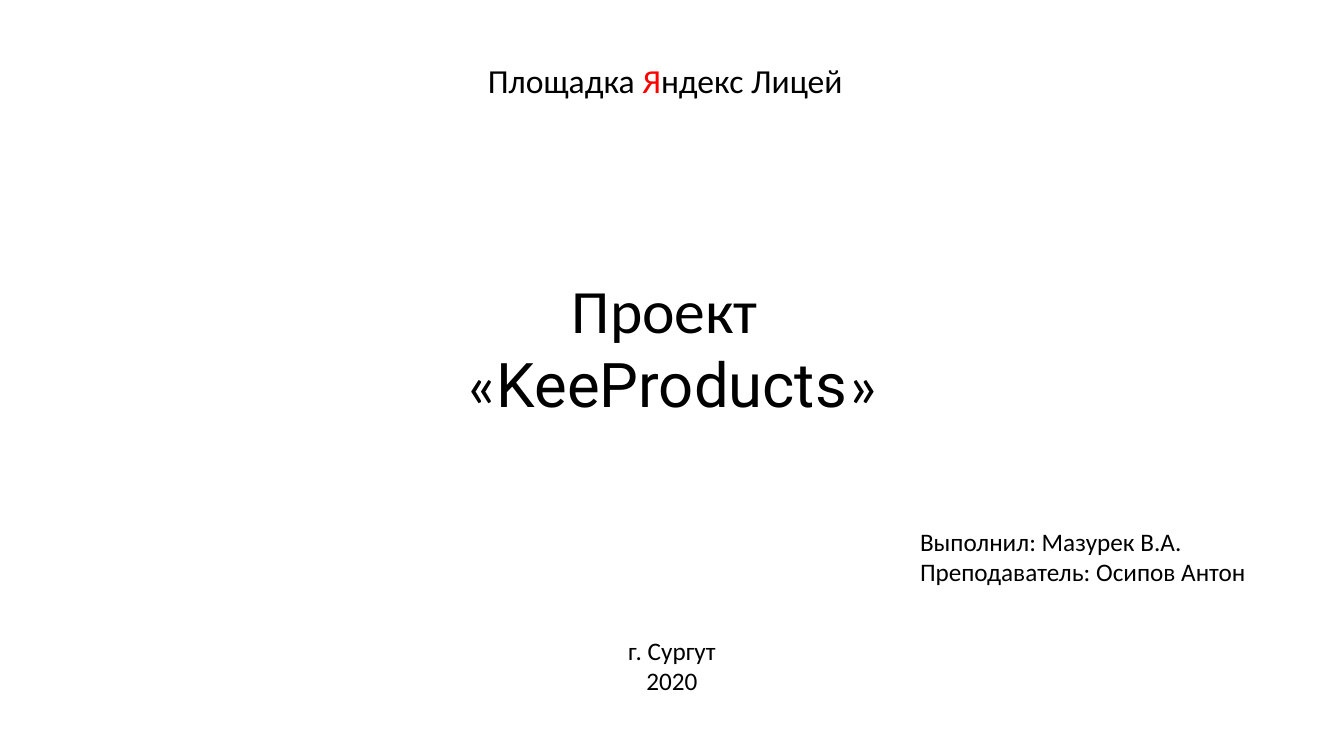
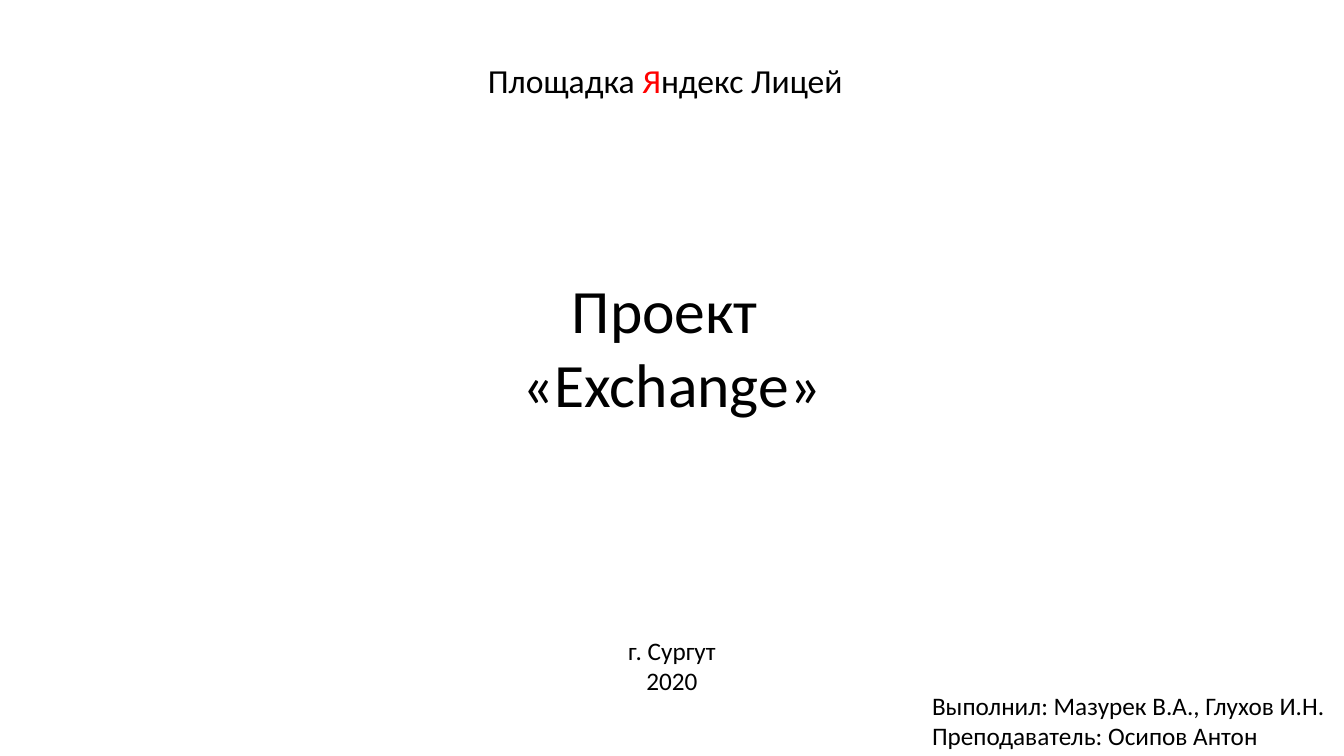
Before and after one commit to JabaXNT/YandexWEBProject, a slide deck: slide 1 of Zapiska/Представление Exchange.pptx. Drawn at 1344x756 pixels with LibreOffice and Linux fonts; fonts in the diff are those of the drawing. Boxes give left, top, right and bottom in pixels: in the first picture for what was removed or moved away, otherwise in the second. Text is boxed around its words. In the diff, an @@ line names an element or a change of style, - is before the commit and + after.

```diff
--- a/Zapiska/Представление Exchange.pptx
+++ b/Zapiska/Представление Exchange.pptx
@@ text "Проект": place and size @@
-text "Проект" at (465,293,879,408)
+text "Проект" at (523,293,821,418)
@@ text at (523,364,821,418): text changed; font Roboto to Calibri @@
-«KeeProducts»
+«Exchange»
@@ text "Выполнил: Мазурек В.А., Глухов И.Н.": place and size @@
-text "Выполнил: Мазурек В.А., Глухов И.Н." at (920,534,1245,585)
+text "Выполнил: Мазурек В.А., Глухов И.Н." at (932,698,1325,749)
@@ text at (932,698,1325,719): text changed @@
-Выполнил: Мазурек В.А.
+Выполнил: Мазурек В.А., Глухов И.Н.
```
Also in this commit, not shown: 3 other slides changed, 6 slides removed, 1 other file.
